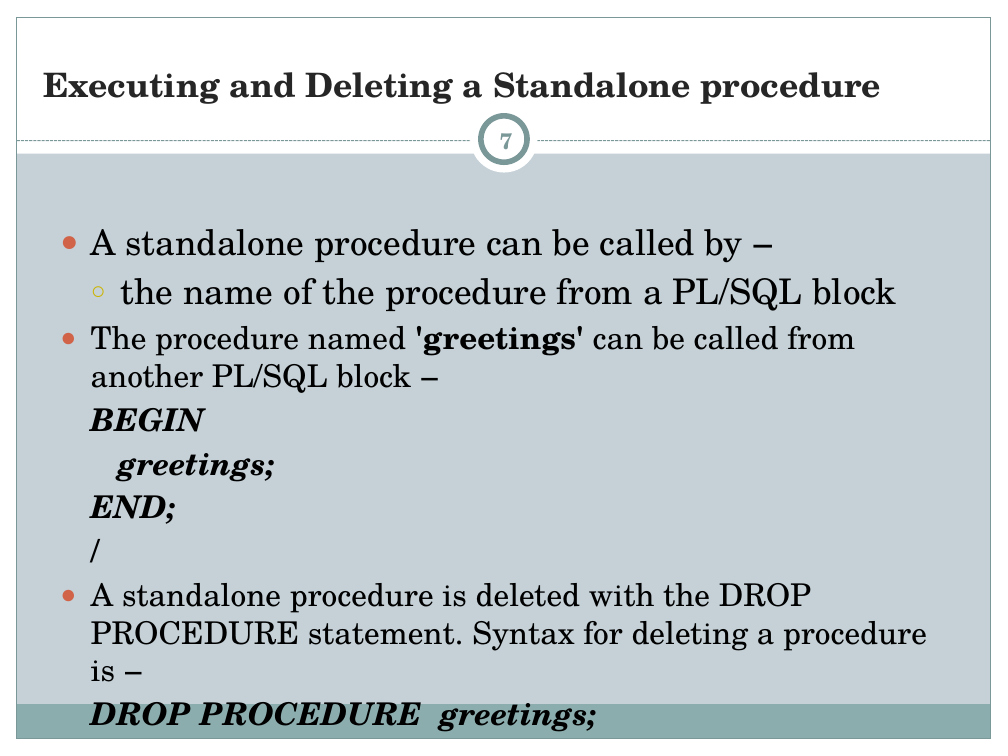
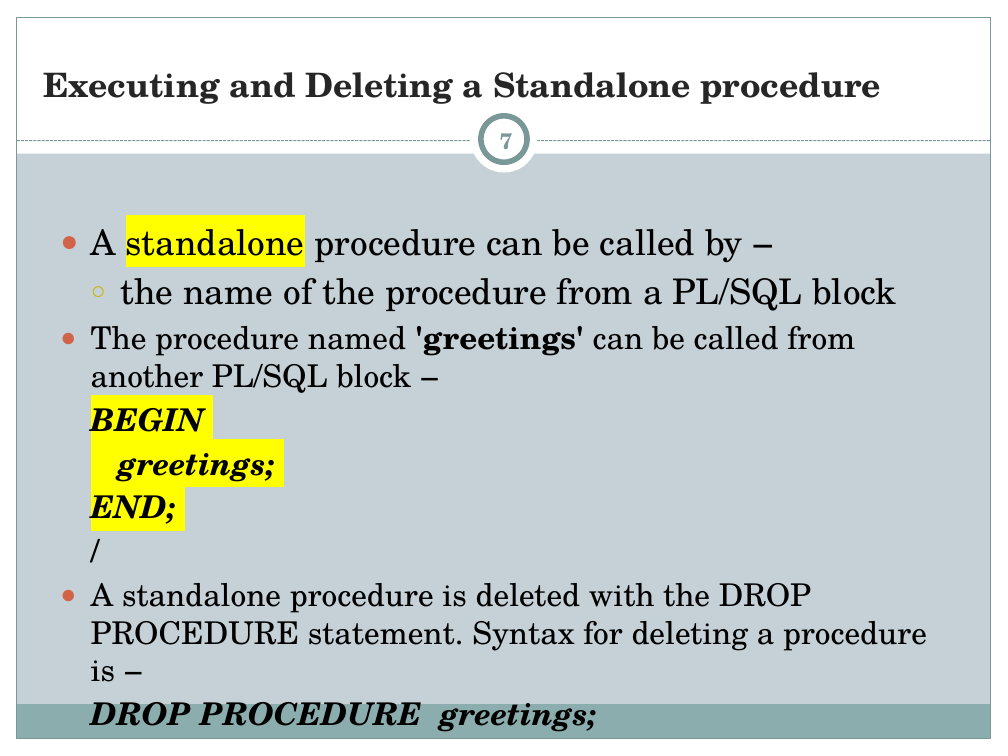
Before and after one commit to shadman76r/Semister, a slide deck: slide 7 of adv.data/mid/Lecture05_PLSQLProcedure_Summer2024-2025 (1).pptx. Drawn at 1008x756 pixels with LibreOffice and Linux fonts; fonts in the diff are those of the drawing. Boxes give left, top, right and bottom in pixels: in the first picture for what was removed or moved away, otherwise in the second. Text is boxed around its words. In the diff, an @@ line names an element or a change of style, - is before the commit and + after.

```diff
--- a/adv.data/mid/Lecture05_PLSQLProcedure_Summer2024-2025 (1).pptx
+++ b/adv.data/mid/Lecture05_PLSQLProcedure_Summer2024-2025 (1).pptx
@@ text at [91, 229, 743, 524]: highlight none to #FFFF00 in "standalone", "BEGIN", "greetings;", "END;" @@
```
Also in this commit, not shown: 6 other slides changed, 22 other files.
